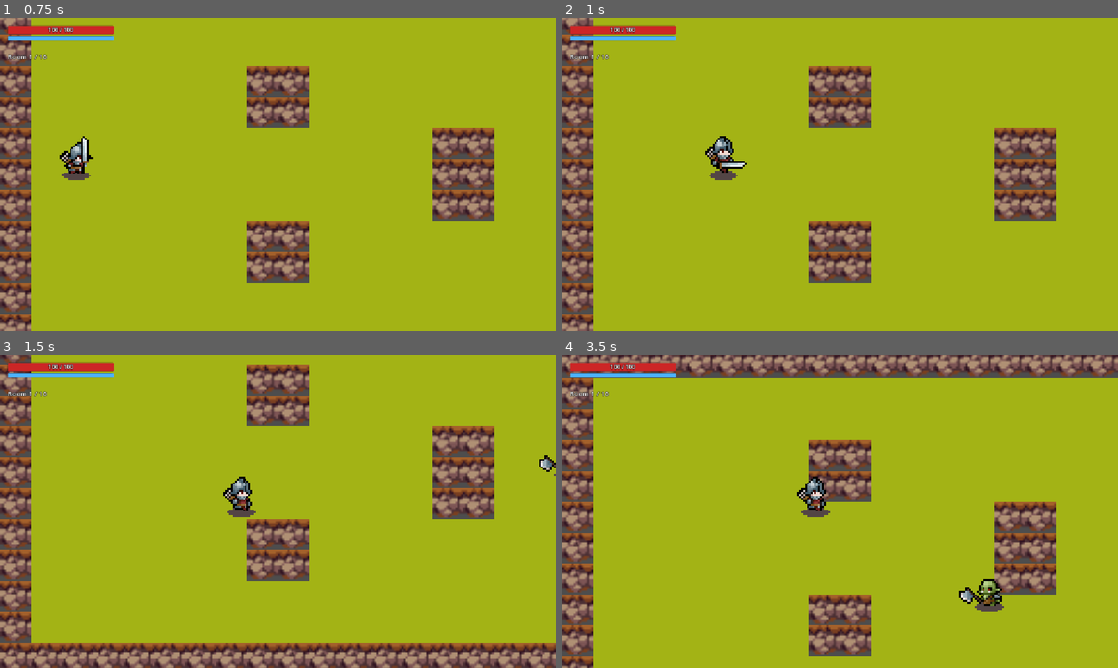
Above: before the commit, frames 1-4 (two rows, left to right).
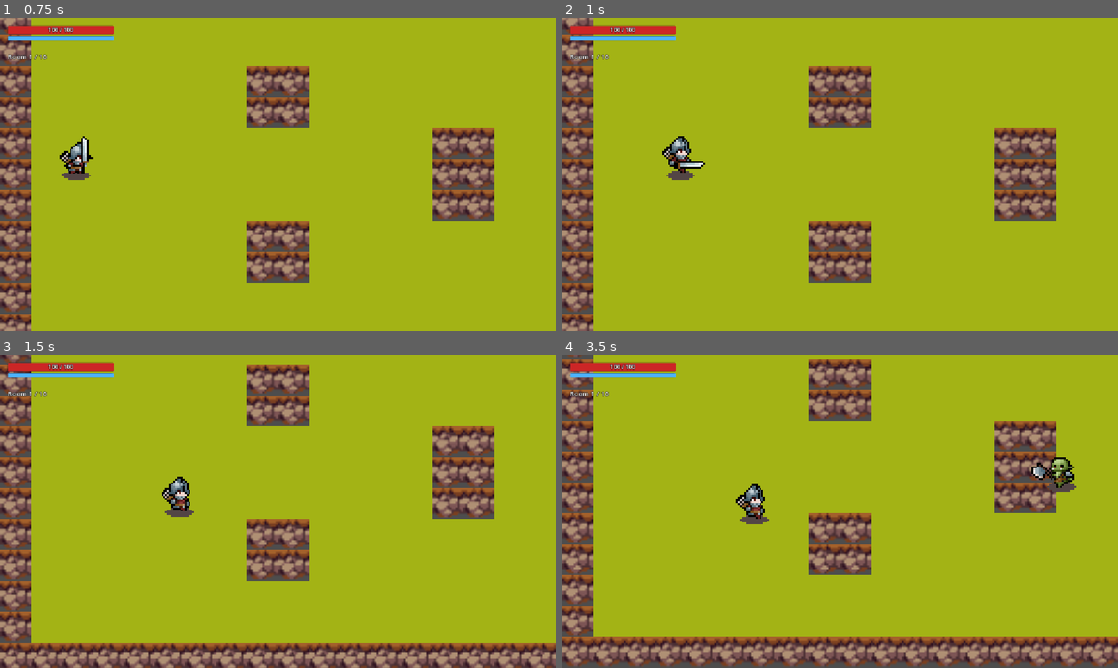
Above: after the commit, the same moments.

Repository: rburnham102/Knights-on-Roids
Game: Godot game, scene res://run.tscn
The game is run twice, just before and just after one commit, with the same random seed, the same clock (stepped at 60 frames per second) and the same inputs.
Inputs (mouse positions are in pixels of both pictures, inside the frame that each line leads up to):
- Up to frame 1 (0.75 s): tap Enter at 0.5 s; move the mouse to (400, 158) at 0.52 s; hold D (move_right) from 0.53 s (still down); hold E (block) from 0.53 s (still down)
- Up to frame 2 (1 s): keep holding D (move_right); keep holding E (block); tap Shift (dodge) at 0.8 s
- Up to frame 3 (1.5 s): move the mouse to (166, 527) at 1.27 s; release D (move_right) at 1.28 s; release E (block) at 1.28 s; hold S (move_down) from 1.28 s (still down); tap Shift (dodge) at 1.35 s
- Up to frame 4 (3.5 s): tap E (block) at 1.55, 3.05 s; move the mouse to (895, 442) at 2.02 s; release S (move_down) at 2.03 s; hold D (move_right) 2.03-2.78 s; click (895, 442) at 2.1 s; tap Shift (dodge) at 2.3 s; move the mouse to (812, 574) at 2.77 s; hold W (move_up) from 2.78 s (still down); right-click (812, 574) at 2.85 s

Frame 1 is identical in both runs. In frame 2, 1.1% of the frame differs, in the area x 18-34%, y 37-52%; in frame 3, 1.1%; in frame 4, 35%, in the area x 0-100%, y 0-100%.

Commit message:
lanes update
enemies try to stand in front of and behind the knight. the knight cannot attack up or down anymore

Diff:
--- a/Knight.tscn
+++ b/Knight.tscn
@@ -286,10 +286,10 @@
 "duration": 1.0,
 "texture": SubResource("AtlasTexture_wqosg")
 }, {
-"duration": 1.0,
+"duration": 0.5,
 "texture": SubResource("AtlasTexture_mfjpr")
 }, {
-"duration": 1.0,
+"duration": 0.5,
 "texture": SubResource("AtlasTexture_xf7i1")
 }, {
 "duration": 1.0,
@@ -303,7 +303,7 @@
 }],
 "loop": 0,
 "name": &"attack_light",
-"speed": 13.0
+"speed": 15.0
 }, {
 "frames": [{
 "duration": 0.1,
@@ -326,7 +326,7 @@
 }],
 "loop": 0,
 "name": &"attack_light2",
-"speed": 12.0
+"speed": 10.0
 }, {
 "frames": [{
 "duration": 1.0,
--- a/armored_orc.tscn
+++ b/armored_orc.tscn
@@ -421,6 +421,7 @@
 special_chance = 0.3
 special_cooldown = 3.0
 max_poise = 130.0
+chip_knockback_mult = 0.35
 max_health = 100
 speed = 50.0
 
--- a/attacks/attack_light.tres
+++ b/attacks/attack_light.tres
@@ -6,3 +6,6 @@
 script = ExtResource("1_attack_data")
 anim = &"attack_light"
 poise_damage = 10.0
+shake = 0.5
+lunge = 70.0
+hit_stop = 0.03
--- a/enemy.gd
+++ b/enemy.gd
@@ -64,6 +64,10 @@
 const GUARD_TRIGGER_RANGE := 45.0      # raises the shield if the knight swings this close
 const GUARD_MIN_TIME := 0.35           # keeps the shield up at least this long
 const GUARD_TINT := Color(1.8, 1.6, 0.7)
+# Lining up: enemies stand beside the knight (in front of or behind him) on
+# the same horizontal line, this share of attack_range away from him.
+const LANE_SPOT_DISTANCE := 0.75
+const LANE_ARRIVE := 2.0   # pixels: close enough to the spot to stop walking
 
 var state := State.FREE
 # Read-only conveniences so other scripts (and tests) can ask simple questions.
@@ -263,11 +267,25 @@
 		return
 	player_was_swinging = swinging
 
-	if distance <= attack_range and cooldown_left <= 0.0:
+	# Only attack from in front of or behind the knight: within 45 degrees of
+	# horizontal on either side. (The knight only faces left/right, so his
+	# front cone plus his back cone is exactly "more sideways than vertical".)
+	var in_lane := absf(to_player.y) <= absf(to_player.x)
+
+	if distance <= attack_range and in_lane and cooldown_left <= 0.0:
 		start_attack()
-	elif distance <= detect_range and distance > attack_range:
-		move_toward_target(to_player.normalized(), speed, delta)
-		anim.play("walk")
+	elif distance <= detect_range:
+		# Walk to a spot beside the knight on whichever side we're already on,
+		# instead of straight at him. Keeps lining up during the cooldown too.
+		var side := -1.0 if to_player.x > 0.0 else 1.0
+		var spot := player.global_position + Vector2(side * attack_range * LANE_SPOT_DISTANCE, 0.0)
+		var to_spot := spot - global_position
+		if to_spot.length() > LANE_ARRIVE:
+			move_toward_target(to_spot.normalized(), speed, delta)
+			anim.play("walk")
+		else:
+			stand_still()
+			anim.play("idle")
 	else:
 		stand_still()
 		anim.play("idle")
--- a/knight.gd
+++ b/knight.gd
@@ -43,7 +43,7 @@
 const DODGE_ANIM := &"dodge"          # add an animation with this name to the Knight's SpriteFrames
 const DODGE_DURATION := 0.25          # seconds the whole dash lasts
 const DODGE_IFRAMES := 0.18           # first part of the dash you can't be hit
-const DODGE_DISTANCE := 60.0          # pixels (Dexterity scales it)
+const DODGE_DISTANCE := 30.0          # pixels (Dexterity scales it). Was 60.
 const DODGE_COOLDOWN := 0.7           # seconds from the start of one dodge to the next
 const DODGE_DIRECTION_GRACE := 0.12   # let go of the keys this recently? dash the way you were going
 const DODGE_STEER_WINDOW := 0.05      # a direction pressed this soon after Shift still steers the dash
@@ -296,9 +296,11 @@
 	if dir == Vector2.ZERO and since_move <= DODGE_DIRECTION_GRACE:
 		dir = last_move_input
 	if dir == Vector2.ZERO:
-		dir = DIRECTIONS[last_direction]
+		# No direction: hop backwards, still facing the same way.
+		set_dodge_direction(-DIRECTIONS[last_direction], false)
 		dodge_direction_pending = true
-	set_dodge_direction(dir)
+	else:
+		set_dodge_direction(dir)
 	# Slip through enemies but not walls. Both lines are needed: the mask stops
 	# US seeing them, the layer stops THEM seeing us (otherwise they'd get
 	# shoved along by the dash).
@@ -316,8 +318,9 @@
 		anim.speed_scale = 2.0
 		anim.play("walk")
 
-func set_dodge_direction(dir: Vector2) -> void:
-	set_facing(dir)
+func set_dodge_direction(dir: Vector2, turn := true) -> void:
+	if turn:
+		set_facing(dir)
 	dodge_velocity = dir.normalized() * DODGE_DISTANCE * stats.dodge_distance_mult() / DODGE_DURATION
 
 func process_dodge(delta: float) -> void:
@@ -618,10 +621,8 @@
 # swings and lunges go) and flips the sprite. Only horizontal input flips the
 # sprite, so moving straight up/down keeps the side you were facing.
 func set_facing(dir: Vector2) -> void:
-	if abs(dir.x) > abs(dir.y):
+	if dir.x != 0.0:
 		last_direction = "right" if dir.x > 0 else "left"
-	else:
-		last_direction = "down" if dir.y > 0 else "up"
 	face(dir.x)
 
 func face(dir_x: float) -> void:
